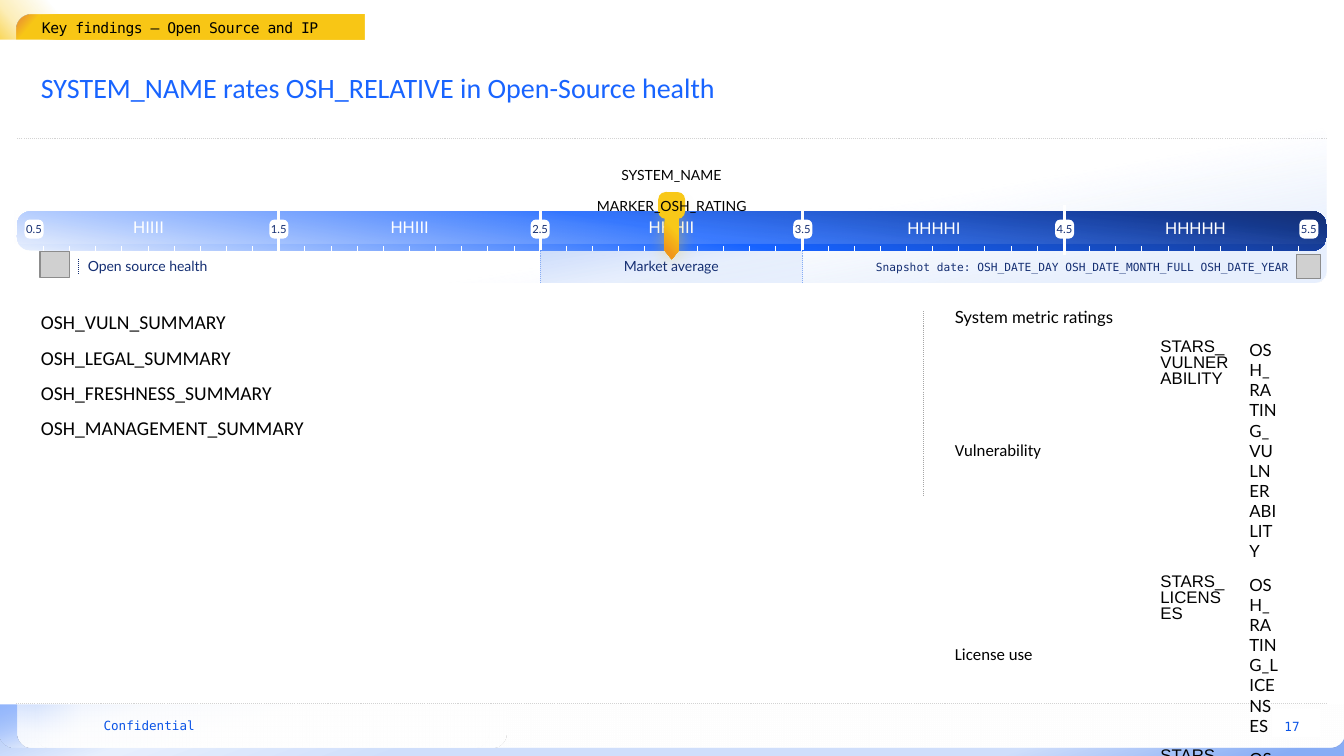
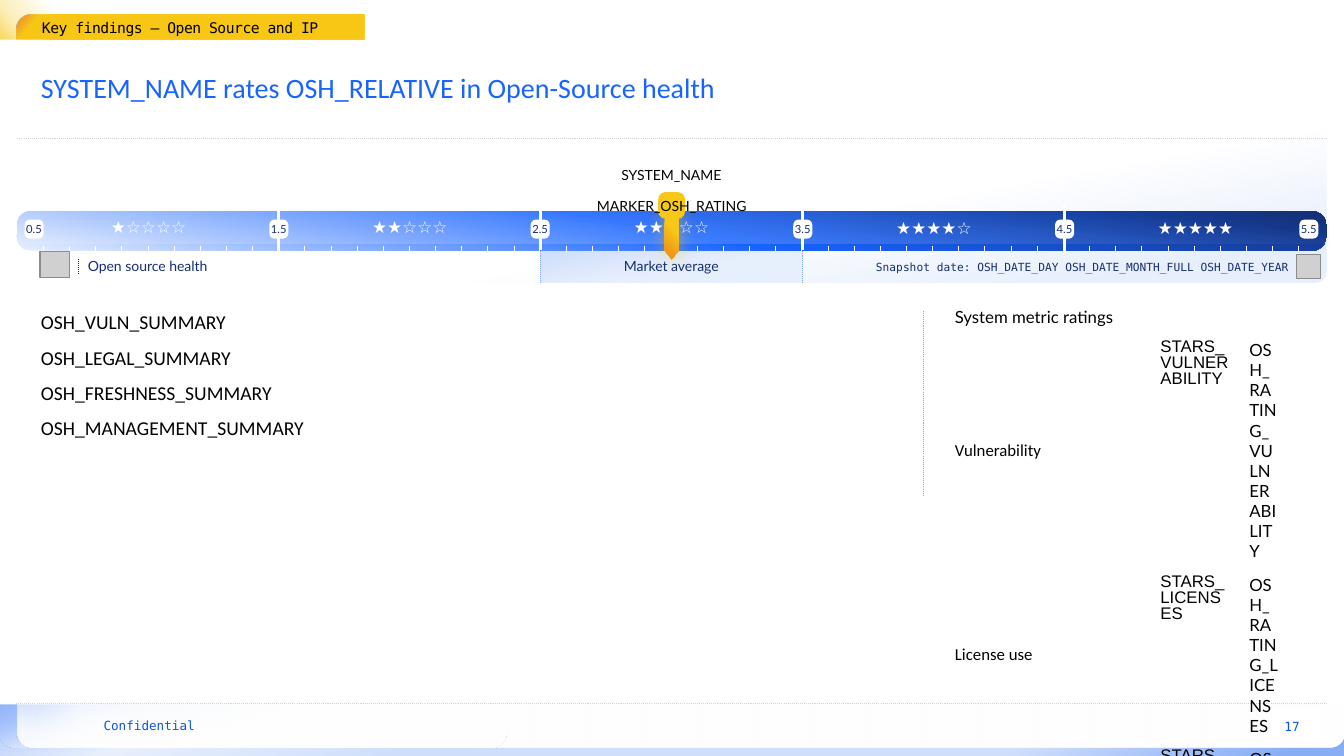
Before and after one commit to mardibiase/sigrid-integrations, a slide deck: slide 17 of report-generator/src/report_generator/presets/templates/system-summary.pptx. Drawn at 1344x756 pixels with LibreOffice and Linux fonts; fonts in the diff are those of the drawing; grey boxes stand for pictures; background and template pictures are left out. Boxes give left, top, right and bottom in pixels: in the first picture for what was removed or moved away, otherwise in the second. Text is boxed around its words. In the diff, an @@ line names an element or a change of style, - is before the commit and + after.

```diff
--- a/report-generator/src/report_generator/presets/templates/system-summary.pptx
+++ b/report-generator/src/report_generator/presets/templates/system-summary.pptx
@@ group added at [18, 212, 1326, 243]: 5 texts @@
+★☆☆☆☆
+★★☆☆☆
+★★★☆☆
+★★★★☆
+★★★★★
@@ group removed at [133, 219, 1226, 237]: 5 texts @@
-HIIII
-HHIII
-HHHII
-HHHHI
-HHHHH
```
Also in this commit, not shown: 3 other slides changed, 3 other files.
